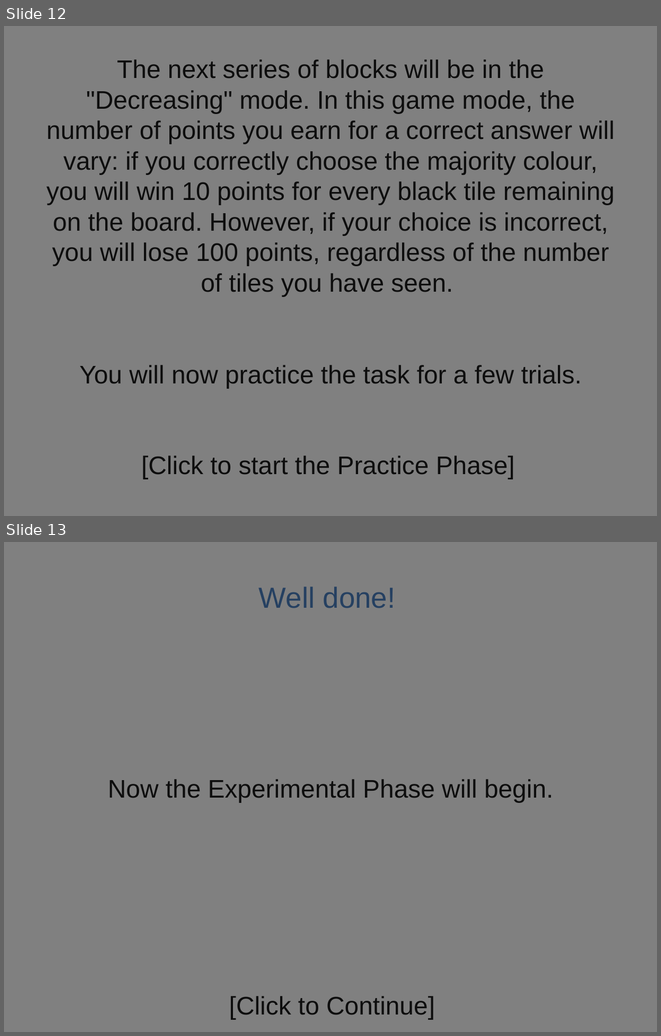
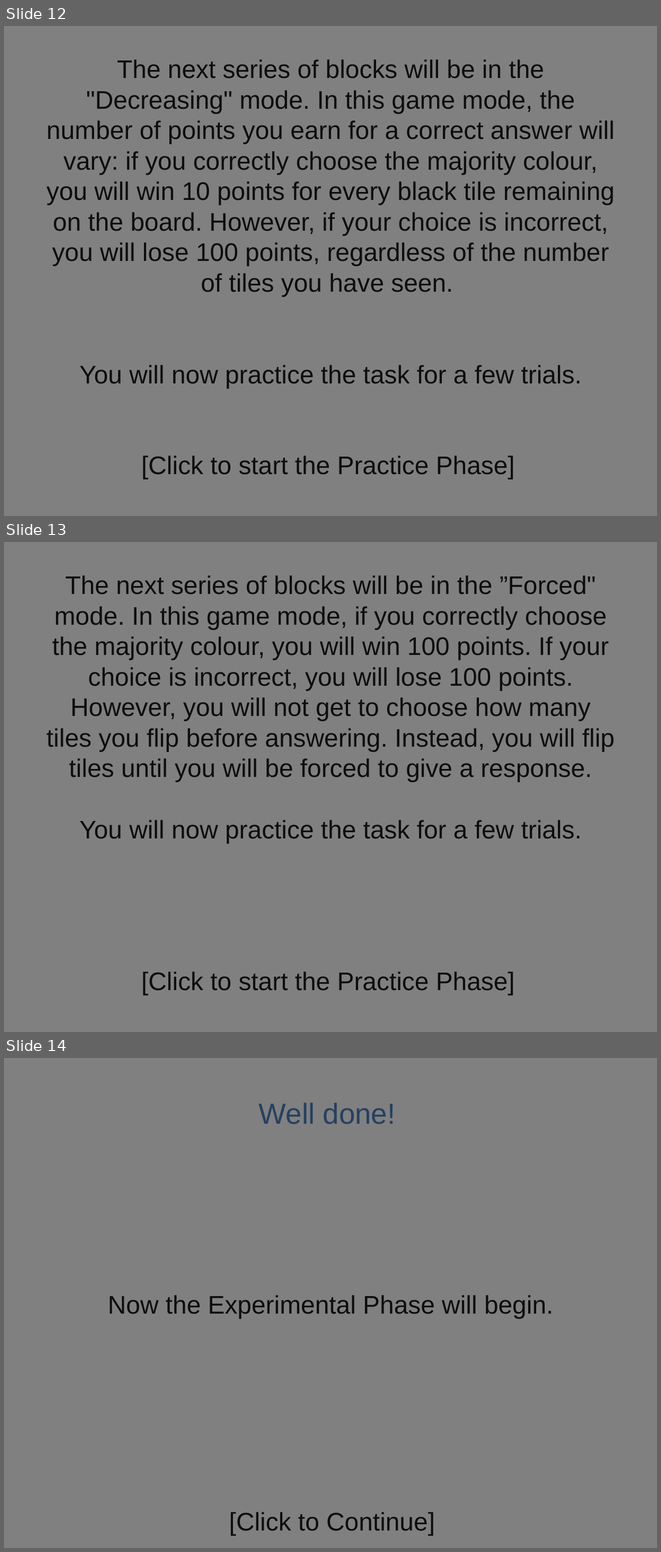
Before and after one commit to jasminetan6032/IST-EEG, a slide deck: Instructions/instructions.pptx. Shown one above the other, each under a label of ours: slides 12 and 13 before the commit, slides 12, 13 and 14 after it. The pictures are 661x1036 and 661x1552 pixels, drawn with LibreOffice and Linux fonts; fonts in the diff are those of the drawing. Boxes give left, top, right and bottom in pixels: in the first picture for what was removed or moved away, otherwise in the second. Text is boxed around its words. In the diff, an @@ line names an element or a change of style, - is before the commit and + after.

```diff
--- a/Instructions/instructions.pptx
+++ b/Instructions/instructions.pptx
@@ slide 13 added at [4, 542, 657, 1032], background #808080 @@
@@ text added at [46, 575, 615, 843], 28 pt, text #0D0D0D @@
+The next series of blocks will be in the ”Forced" mode. In this game mode, if you correctly choose the majority colour, you will win 100 points. If your choice is incorrect, you will lose 100 points. However, you will not get to choose how many tiles you flip before answering. Instead, you will flip tiles until you will be forced to give a response.
+You will now practice the task for a few trials.
@@ text added at [141, 971, 515, 995], 28 pt, text #0D0D0D @@
+[Click to start the Practice Phase]
@@ what was slide 13 is now slide 14 @@
```
Also in this commit, not shown: 19 other files.
